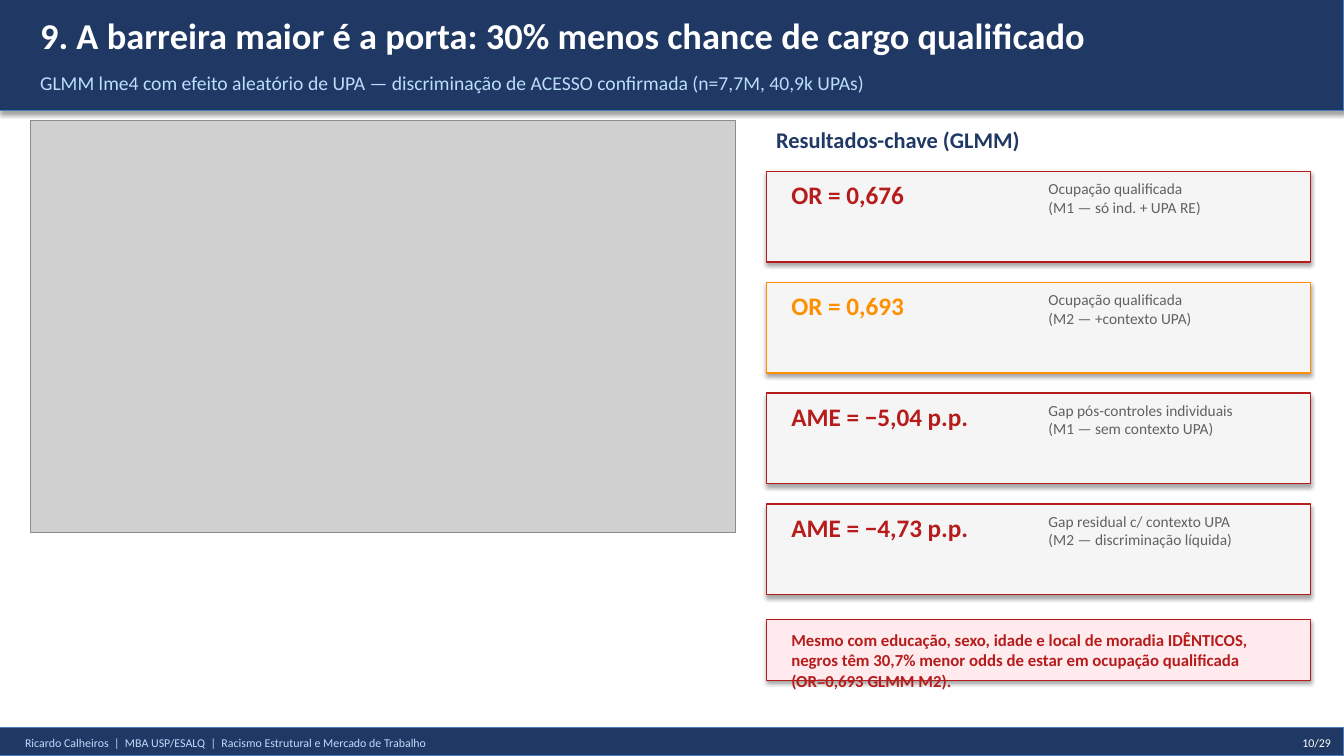
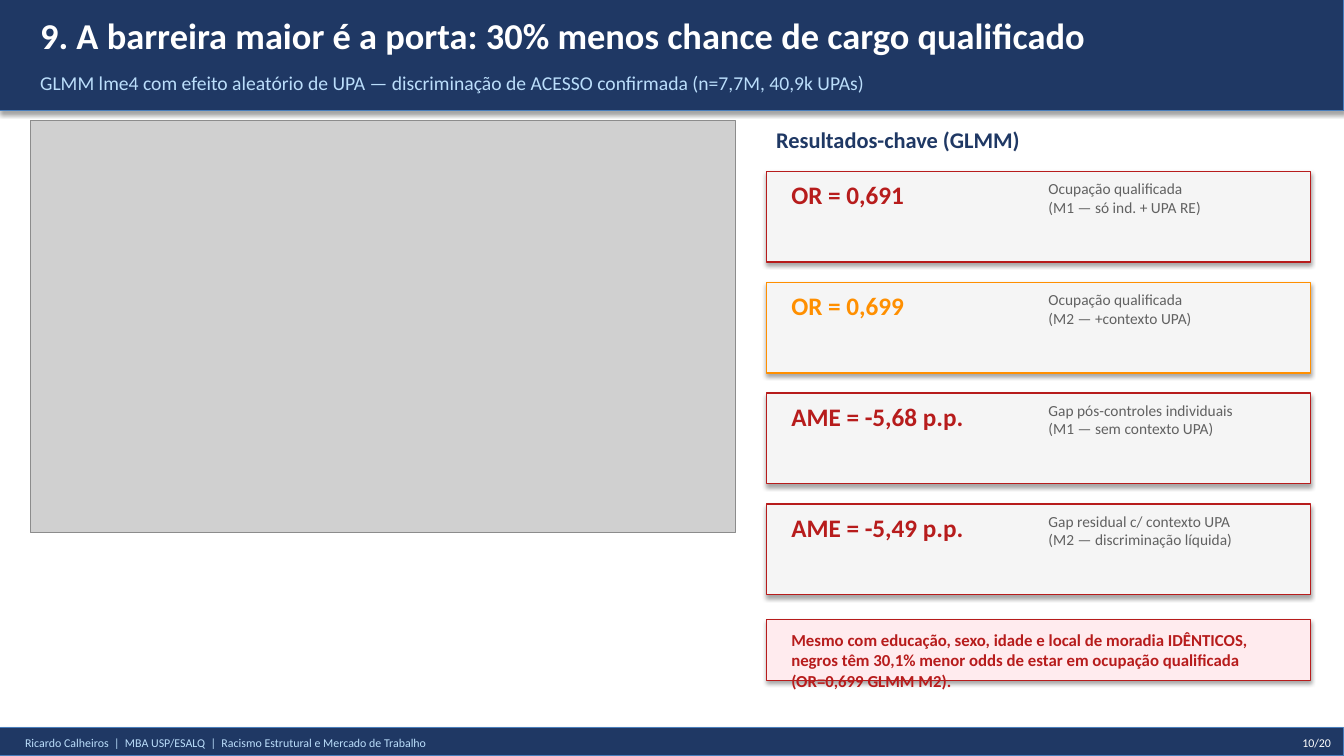
Before and after one commit to rickinrj-ux/ProjetoRacismoPNAD, a slide deck: slide 11 of entregaveis/apresentacao_tcc.pptx (slide 10 before the commit). Drawn at 1344x756 pixels with LibreOffice and Linux fonts; fonts in the diff are those of the drawing; grey boxes stand for pictures. Boxes give left, top, right and bottom in pixels: in the first picture for what was removed or moved away, otherwise in the second. Text is boxed around its words. In the diff, an @@ line names an element or a change of style, - is before the commit and + after.

```diff
--- a/entregaveis/apresentacao_tcc.pptx
+++ b/entregaveis/apresentacao_tcc.pptx
@@ text at <box>791,186,903,207</box>: text changed @@
-OR = 0,676
+OR = 0,691
@@ text at <box>791,297,903,319</box>: text changed @@
-OR = 0,693
+OR = 0,699
@@ text at <box>791,408,963,430</box>: text changed @@
-AME = −5,04 p.p.
+AME = -5,68 p.p.
@@ text at <box>791,520,963,541</box>: text changed @@
-AME = −4,73 p.p.
+AME = -5,49 p.p.
@@ text at <box>791,633,1247,689</box>: text changed @@
-Mesmo com educação, sexo, idade e local de moradia IDÊNTICOS, negros têm 30,7% menor odds de estar em ocupação qualificada (OR=0,693 GLMM M2).
+Mesmo com educação, sexo, idade e local de moradia IDÊNTICOS, negros têm 30,1% menor odds de estar em ocupação qualificada (OR=0,699 GLMM M2).
@@ text at <box>1302,739,1331,748</box>: text changed @@
-10/29
+10/20
```
Also in this commit, not shown: 16 other slides changed, 3 slides added, 3 slides removed, 1 other file.
